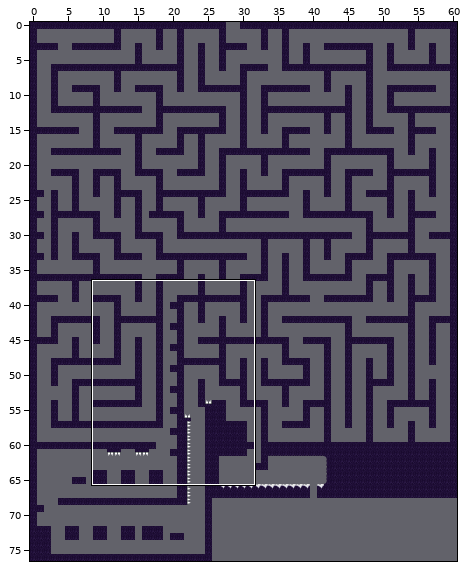
A Tiled map (JSON) gets an edit: tileMaps/cave5.json. Above: a wide view before the commit, with the close-up outlined.
Close-up. As it was:
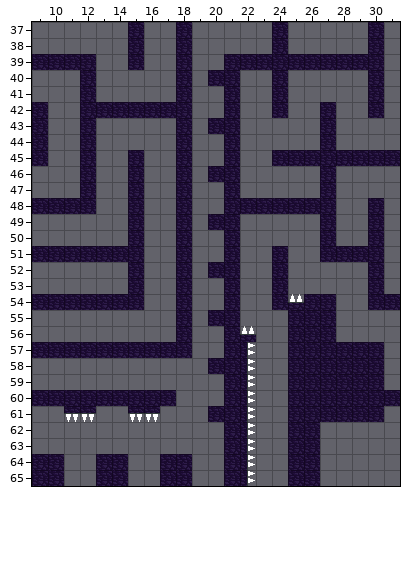
Cells are 16x16 px. Shown: x 9..31, y 37..65. The commit also changed other parts of the map, which this record leaves out.
New version:
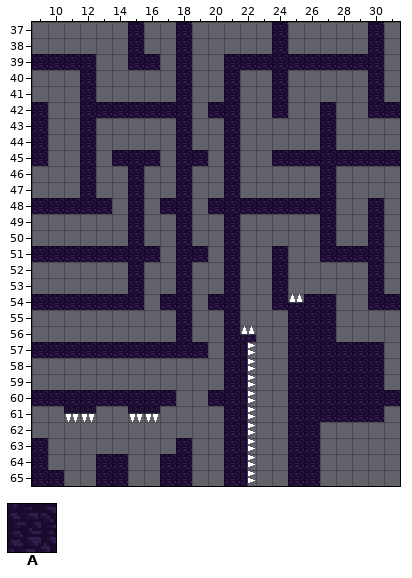
Key: from "tileset": A 4.
_ is an empty cell.
Changes in this commit:
Layer "Tile Layer 1":
y 39: x 16 _ -> A
y 40: x 20 A -> _
y 42: x 20 _ -> A; x 31 _ -> A
y 43: x 20 A -> _
y 45: x 14 _ -> A; x 16 _ -> A; x 19 _ -> A
y 46: x 20 A -> _
y 48: x 13 _ -> A; x 17 _ -> A; x 20 _ -> A
y 49: x 20 A -> _
y 51: x 16 _ -> A; x 19 _ -> A
y 52: x 20 A -> _
y 54: x 17 _ -> A; x 20 _ -> A
y 55: x 20 A -> _
y 57: x 19 _ -> A
y 58: x 20 A -> _
y 60: x 20 _ -> A
y 61: x 20 A -> _
y 63: x 9 _ -> A; x 18 _ -> A
y 64: x 10 A -> _
